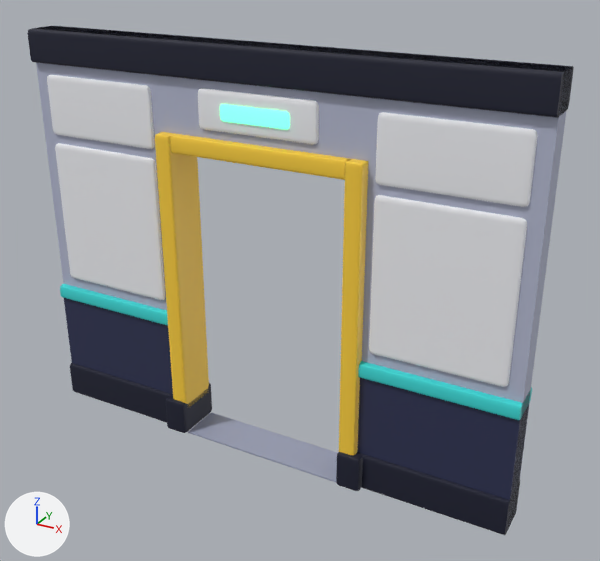
A saved change to the glTF model assets/models/kit/wall_doorway.glb.
Both versions are drawn from a camera (50 mm lens) standing at (2.97, -4.9, 3.99) and looking at (0.24, 0.08, 1.5). Every picture has the same lights, and +X, +Y and +Z are marked at lower left. The picture after the commit comes second. Vertices at exactly the same position are counted once.

Objects in the first picture: 'Body'.
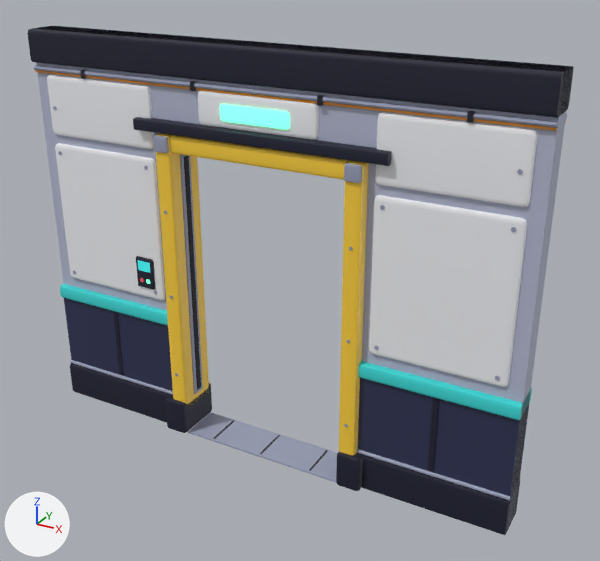
What the commit changed:
Material 'env_red' (mat_env_red) is new.
Its base color is (1.0, 0.109, 0.171) (red #ff5d73).
Its roughness is 0.45.
Material 'env_screen' (mat_env_screen) is new.
Its base color is (0.00518, 0.0423, 0.0685) (dark cyan #103a4a).
Its roughness is 0.2.
Its emission color is (0.042, 0.638, 0.624) (cyan #3ad1cf).
Its emission strength is 1.0.
Material 'env_deep' (mat_env_deep) is new.
Its base color is (0.00439, 0.00518, 0.0144) (black #0e1020).
Its roughness is 0.7.
Material 'env_orange' (mat_env_orange) is new.
Its base color is (1.0, 0.347, 0.0116) (orange #ff9f1c).
Its roughness is 0.45.
me_wall_doorway_body is used by ob_body; location (0.0, 0.0, 0.0).
me_wall_doorway_body had 748 vertices, 1416 faces and spanned x -2.0..2.0, y -0.21..0.21, z 0.0..3.2.
me_wall_doorway_body now has 1860 vertices, 3356 faces and spans x -2.0..2.0, y -0.21..0.21, z 0.0..3.2.
me_wall_doorway_body part 1: a new loose piece, a box spanning x 0.482..0.517, y -0.137..-0.107, z 2.871..2.933, in mat_env_panel (dark blue #171a30).
me_wall_doorway_body part 2: a new loose piece, a box spanning x -0.517..-0.482, y -0.137..-0.107, z 2.871..2.933, in mat_env_panel (dark blue #171a30).
me_wall_doorway_body part 3: a new loose piece, a box spanning x 1.482..1.518, y -0.137..-0.107, z 2.871..2.933, in mat_env_panel (dark blue #171a30).
me_wall_doorway_body part 4: a new loose piece, a box spanning x -1.518..-1.482, y -0.137..-0.107, z 2.871..2.933, in mat_env_panel (dark blue #171a30).
me_wall_doorway_body part 5: a new loose piece, an 8-sided cylinder along x spanning x -2.0..2.0, y -0.135..-0.101, z 2.893..2.927, in mat_env_grey (greyish blue #9aa0b8).
me_wall_doorway_body part 6: 56 vertices moved from x -0.48..0.48, y -0.13..0.13, z 2.59..2.89 to x -0.48..0.48, y -0.13..0.13, z 2.62..2.89; 696 vertices added at x -2.0..2.0, y -0.2..0.2, z 0.01..2.89.
Other edits to the shape of me_wall_doorway_body do not show in these pictures.
me_wall_doorway_body gains material mat_env_deep (black #0e1020).
me_wall_doorway_body gains material mat_env_screen (dark cyan #103a4a, glowing cyan #3ad1cf).
me_wall_doorway_body gains material mat_env_red (red #ff5d73).
me_wall_doorway_body gains material mat_env_orange (orange #ff9f1c).

Changed parts and their boxes [x1, y1, x2, y2] in the pictures (600 x 561 px):
part 1 of me_wall_doorway_body, added
    after: [317, 95, 324, 106]
part 2 of me_wall_doorway_body, added
    after: [190, 81, 197, 91]
part 3 of me_wall_doorway_body, added
    after: [467, 111, 475, 123]
part 4 of me_wall_doorway_body, added
    after: [80, 69, 87, 79]
part 5 of me_wall_doorway_body, added
    after: [33, 65, 558, 128]
part 6 of me_wall_doorway_body, built on
    before: [198, 88, 319, 145]
    after: [35, 70, 566, 501]
